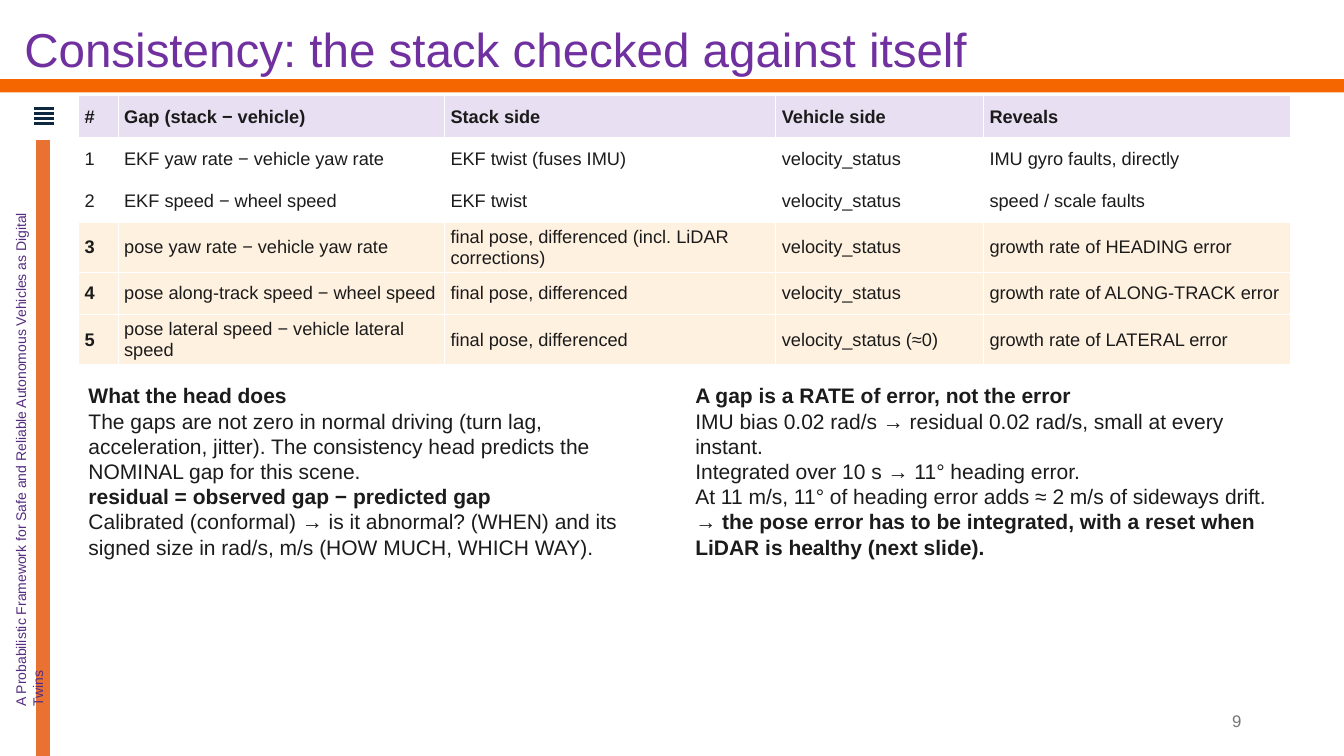
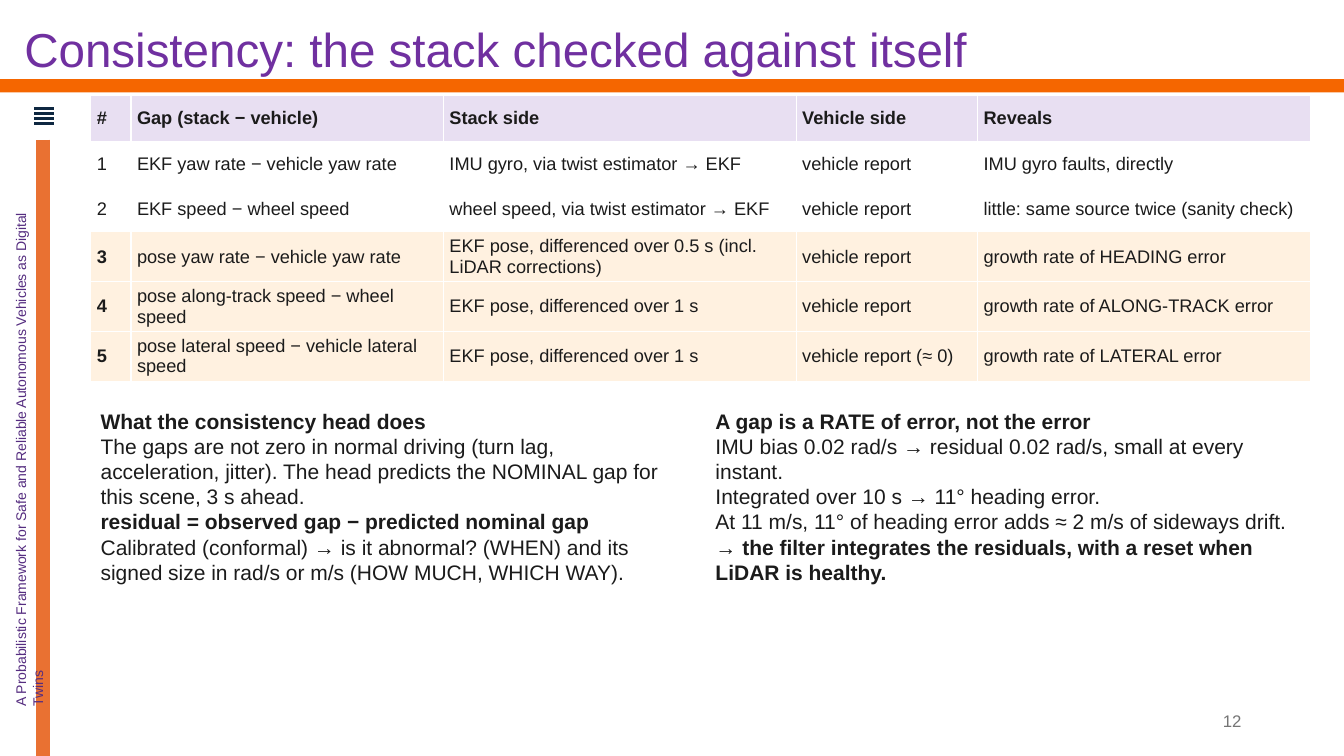
Before and after one commit to Kalpit-Vadnerkar/Risk-Aware-Control, a slide deck: slide 12 of presentation/2026-10-19_advisor_update.pptx (slide 9 before the commit). Drawn at 1344x756 pixels with LibreOffice and Linux fonts; fonts in the diff are those of the drawing; background and template pictures are left out. Boxes give left, top, right and bottom in pixels: in the first picture for what was removed or moved away, otherwise in the second. Text is boxed around its words. In the diff, an @@ line names an element or a change of style, - is before the commit and + after.

```diff
--- a/presentation/2026-10-19_advisor_update.pptx
+++ b/presentation/2026-10-19_advisor_update.pptx
@@ table at (x1=91, y1=96, x2=1311, y2=380) @@
-row 2, column 3: EKF twist (fuses IMU)
+row 2, column 3: IMU gyro, via twist estimator → EKF
-row 2, column 4: velocity_status
+row 2, column 4: vehicle report
-row 3: 2 | EKF speed − wheel speed | EKF twist | velocity_status | speed / scale faults
+row 3: 2 | EKF speed − wheel speed | wheel speed, via twist estimator → EKF | vehicle report | little: same source twice (sanity check)
-row 4, column 3: final pose, differenced (incl. LiDAR corrections)
+row 4, column 3: EKF pose, differenced over 0.5 s (incl. LiDAR corrections)
-row 4, column 4: velocity_status
+row 4, column 4: vehicle report
-row 5, column 3: final pose, differenced
+row 5, column 3: EKF pose, differenced over 1 s
-row 5, column 4: velocity_status
+row 5, column 4: vehicle report
-row 6, column 3: final pose, differenced
+row 6, column 3: EKF pose, differenced over 1 s
-row 6, column 4: velocity_status (≈0)
+row 6, column 4: vehicle report (≈ 0)
@@ table resized from (x1=79, y1=96, x2=1291, y2=364) to (x1=91, y1=96, x2=1311, y2=380) @@
@@ text at (x1=101, y1=413, x2=657, y2=584): text changed @@
-What the head does
-The gaps are not zero in normal driving (turn lag, acceleration, jitter). The consistency head predicts the NOMINAL gap for this scene.
-residual = observed gap − predicted gap
-Calibrated (conformal) → is it abnormal? (WHEN) and its signed size in rad/s, m/s (HOW MUCH, WHICH WAY).
+What the consistency head does
+The gaps are not zero in normal driving (turn lag, acceleration, jitter). The head predicts the NOMINAL gap for this scene, 3 s ahead.
+residual = observed gap − predicted nominal gap
+Calibrated (conformal) → is it abnormal? (WHEN) and its signed size in rad/s or m/s (HOW MUCH, WHICH WAY).
@@ text "A gap is a RATE ..." moved from (x1=695, y1=387, x2=1266, y2=559) to (x1=715, y1=413, x2=1286, y2=584) @@
@@ text at (x1=715, y1=539, x2=1253, y2=584): text changed @@
-→ the pose error has to be integrated, with a reset when LiDAR is healthy (next slide).
+→ the filter integrates the residuals, with a reset when LiDAR is healthy.
@@ page number at (x1=1223, y1=715, x2=1242, y2=727): text changed @@
-9
+12
```
Also in this commit, not shown: 7 slides added, 1 slide removed, 8 other files.
